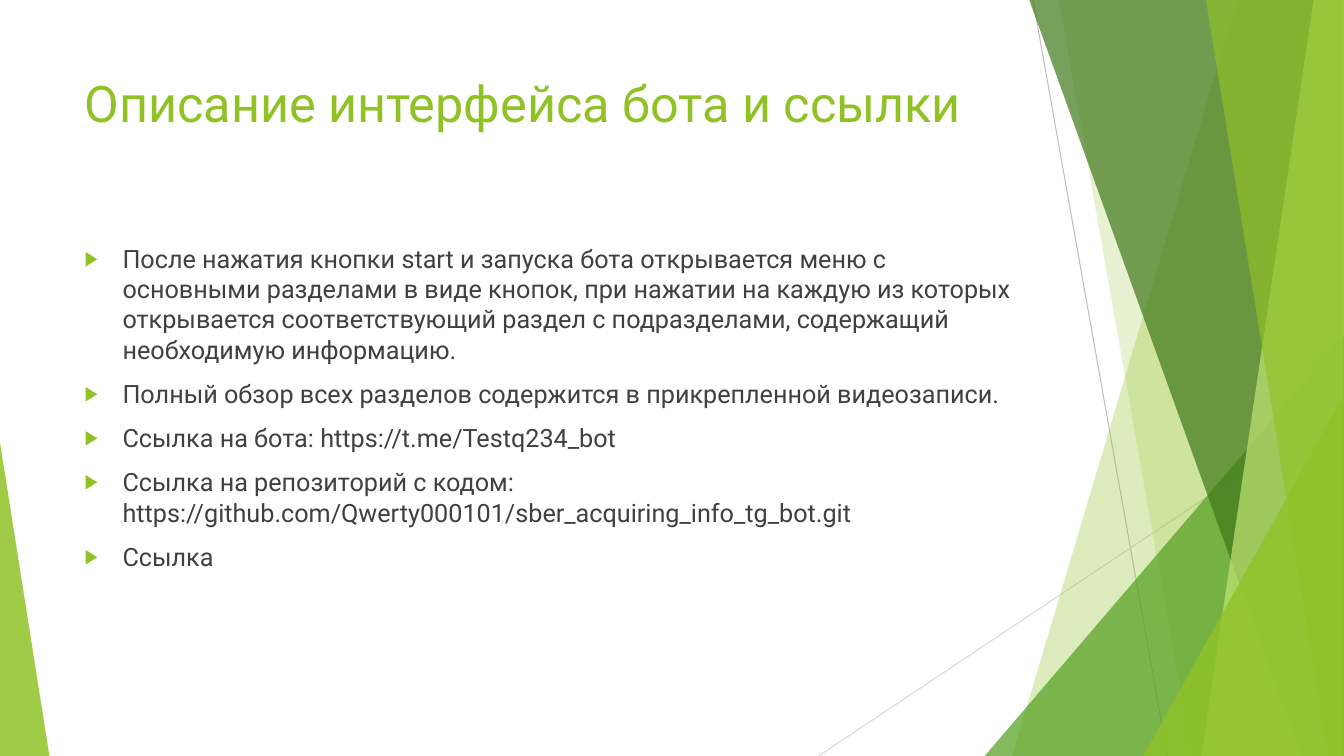
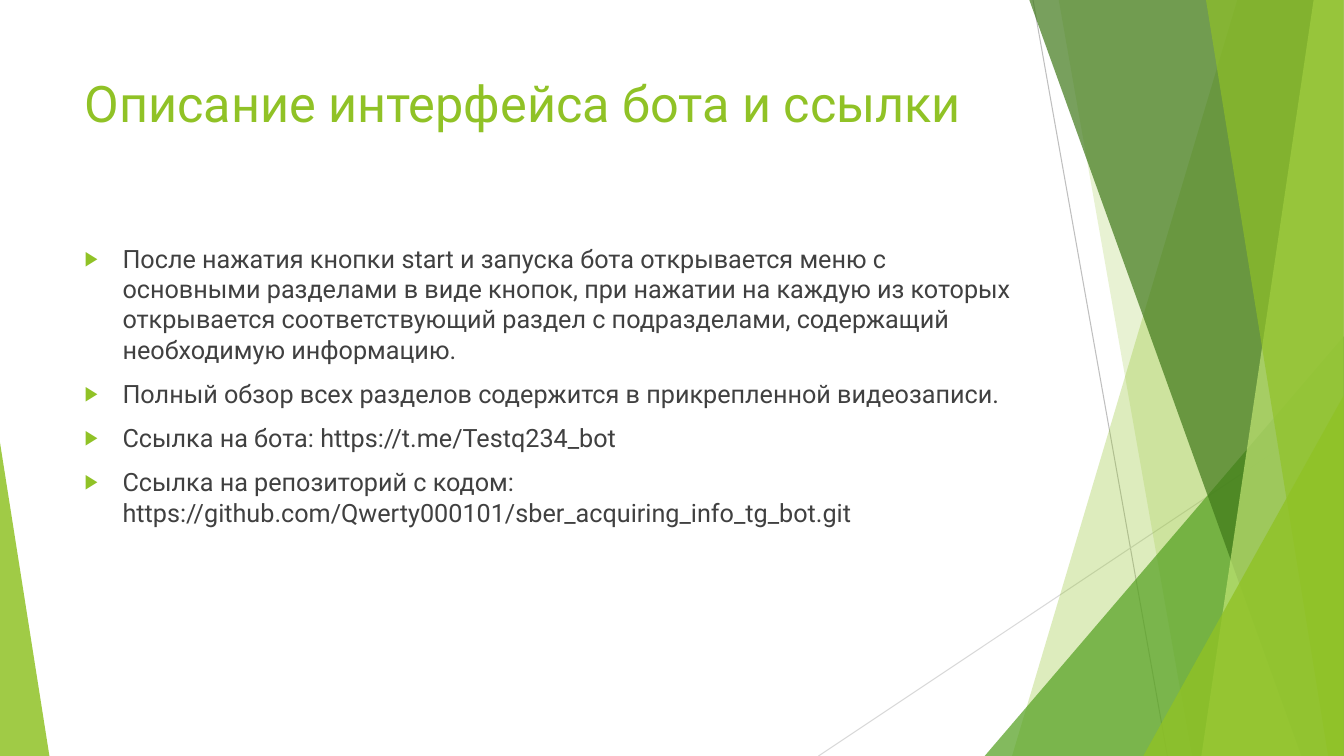
Before and after one commit to Qwerty000101/sber_acquiring_info_tg_bot, a slide deck: slide 5 of docs/Разработка справочного telegram-бота с информацией по эквайрингу.pptx. Drawn at 1344x756 pixels with LibreOffice and Linux fonts; fonts in the diff are those of the drawing. Boxes give left, top, right and bottom in pixels: in the first picture for what was removed or moved away, otherwise in the second. Text is boxed around its words. In the diff, an @@ line names an element or a change of style, - is before the commit and + after.

```diff
--- a/docs/Разработка справочного telegram-бота с информацией по эквайрингу.pptx
+++ b/docs/Разработка справочного telegram-бота с информацией по эквайрингу.pptx
@@ text at (123,548,214,567): paragraph removed @@
-▶ Ссылка
```
Also in this commit, not shown: 1 other slide changed.
